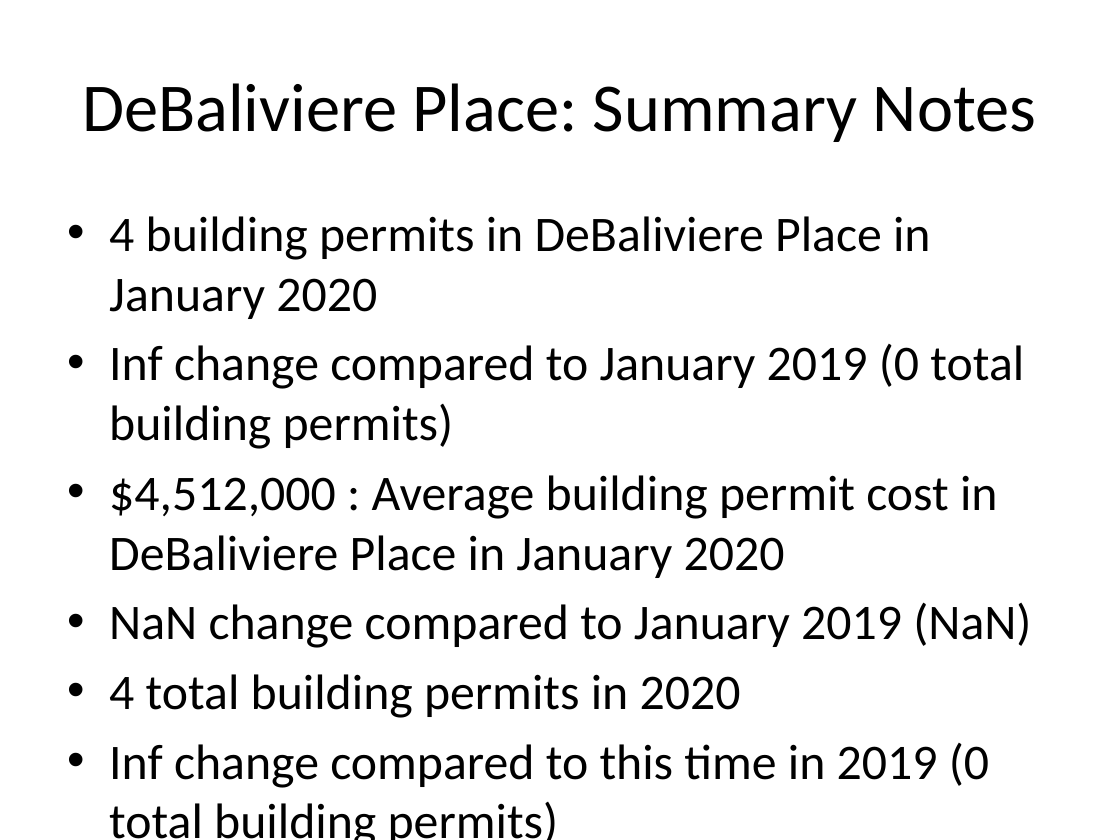
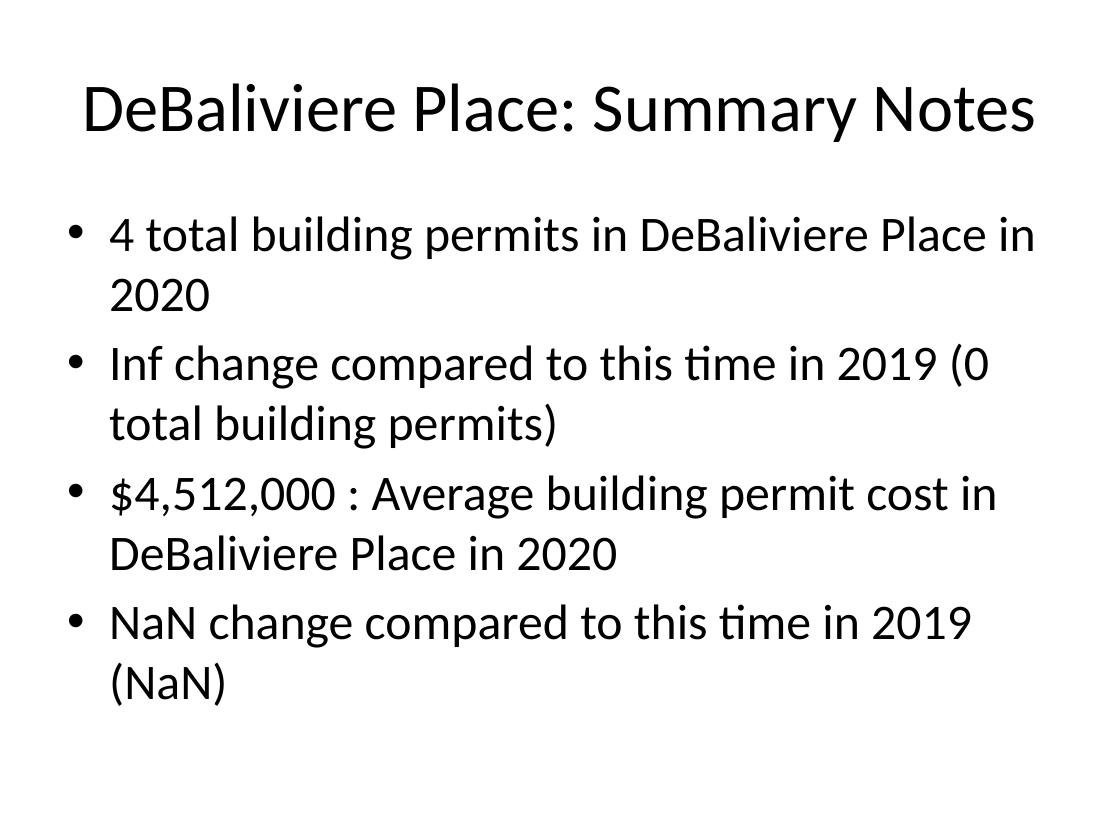
Before and after one commit to wumcrc/stl-building-permits, a slide deck: slide 17 of results/2020/January/finalreport.pptx (slide 14 before the commit). Drawn at 1120x840 pixels with LibreOffice and Linux fonts; fonts in the diff are those of the drawing. Boxes give left, top, right and bottom in pixels: in the first picture for what was removed or moved away, otherwise in the second. Text is boxed around its words. In the diff, an @@ line names an element or a change of style, - is before the commit and + after.

```diff
--- a/results/2020/January/finalreport.pptx
+++ b/results/2020/January/finalreport.pptx
@@ text at [109,216,1036,312]: text changed @@
-• 4 building permits in DeBaliviere Place in January 2020
-• Inf change compared to January 2019 (0 total building permits)
-• $4,512,000 : Average building permit cost in DeBaliviere Place in January 2020
-• NaN change compared to January 2019 (NaN)
-• 4 total building permits in 2020
+• 4 total building permits in DeBaliviere Place in 2020
@@ text at [109,475,998,571]: text changed @@
-• 4512000 : Average building permit cost in DeBaliviere Place in 2020
+• $4,512,000 : Average building permit cost in DeBaliviere Place in 2020
```
Also in this commit, not shown: 9 other slides changed, 10 slides added, 11 other files.
